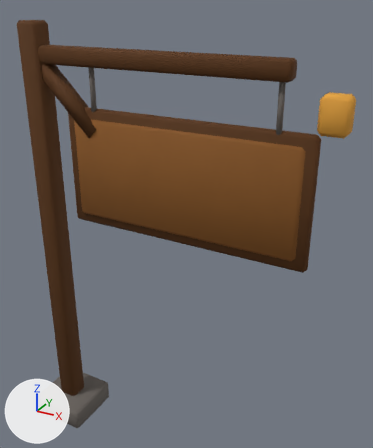
The Blender file assets/models/World/PR_Decor_Tabela.blend as it was, and as the next commit left it.
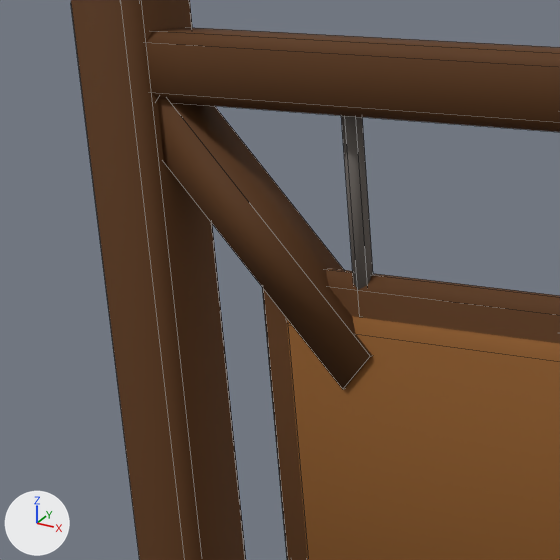
There are two pictures of each version: one whole from a 50 mm camera at (1.335, -2.338, 2.921) aimed at (-0.048, 0.177, 1.664), one close up on the part from 0% to 39% of the width and 8% to 41% of the height. Arrows for +X, +Y and +Z are at lower left; the lights stay in place. The last two pictures show the newer version. The close-ups show mesh edges as thin lines.

Objects in the first close-up: 'PR_Decor_Tabela'.
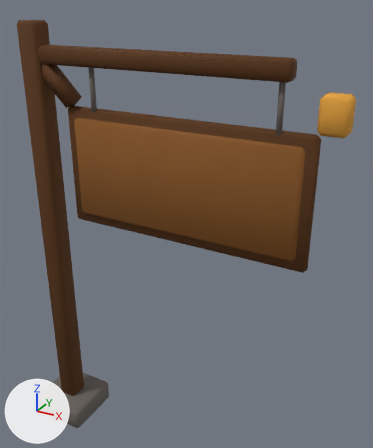
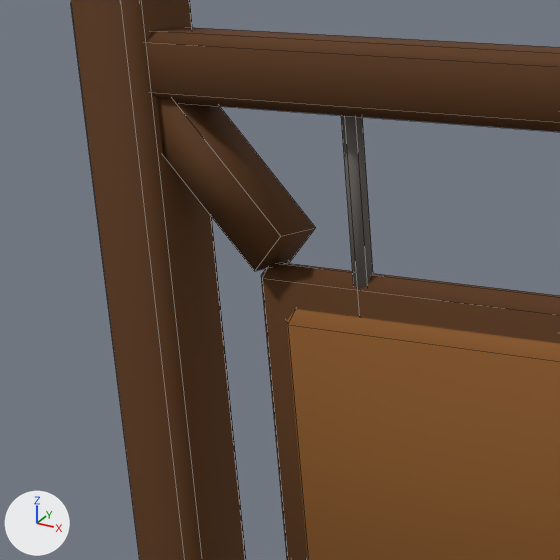
Location of each change, [x1, y1, x2, y2] in pixels of the close-ups (560 x 560 px; the box of a moved part takes in the faces that stretch with it):
part 1 of me_pr_decor_tabela, moved or reshaped: before [157, 99, 372, 389]; after [157, 99, 315, 271]

The change, as a list of edits to the scene's bpy script:
```text
Change me_pr_decor_tabela:
    where me_pr_decor_tabela.from_pydata(...)  # 176 vertices, 178 faces; spans x -1.15..0.89, y -0.2..0.2, z 0.0..2.8
    used by ob_pr_decor_tabela; location = (0.0, 0.0, 0.0)
    before: 72 (-0.93, -0.04, 2.53), 73 (-0.87, -0.04, 2.59), 74 (-0.93, 0.04, 2.53), 75 (-0.87, 0.04, 2.59), 76 (-0.57, -0.04, 2.17) at pixel (342, 389)
    before: 77 (-0.51, -0.04, 2.23) at pixel (370, 356), 78 (-0.57, 0.04, 2.17), 79 (-0.51, 0.04, 2.23)
    me_pr_decor_tabela part 1
    add for i in [*range(76, 80)]: me_pr_decor_tabela.vertices[i].co += Vector((-0.15, 0.0, 0.16))
    add for i in [*range(72, 76)]: me_pr_decor_tabela.vertices[i].co += Vector((-0.01, 0.0, 0.02))
```
